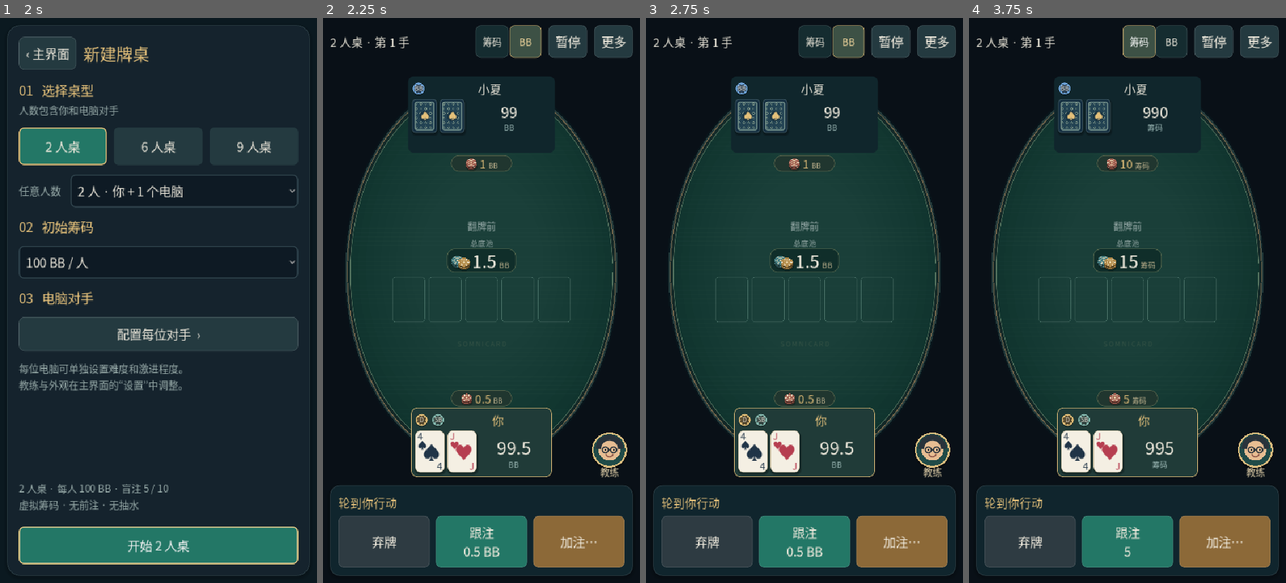
Above: before the commit, frames 1-4 (left to right).
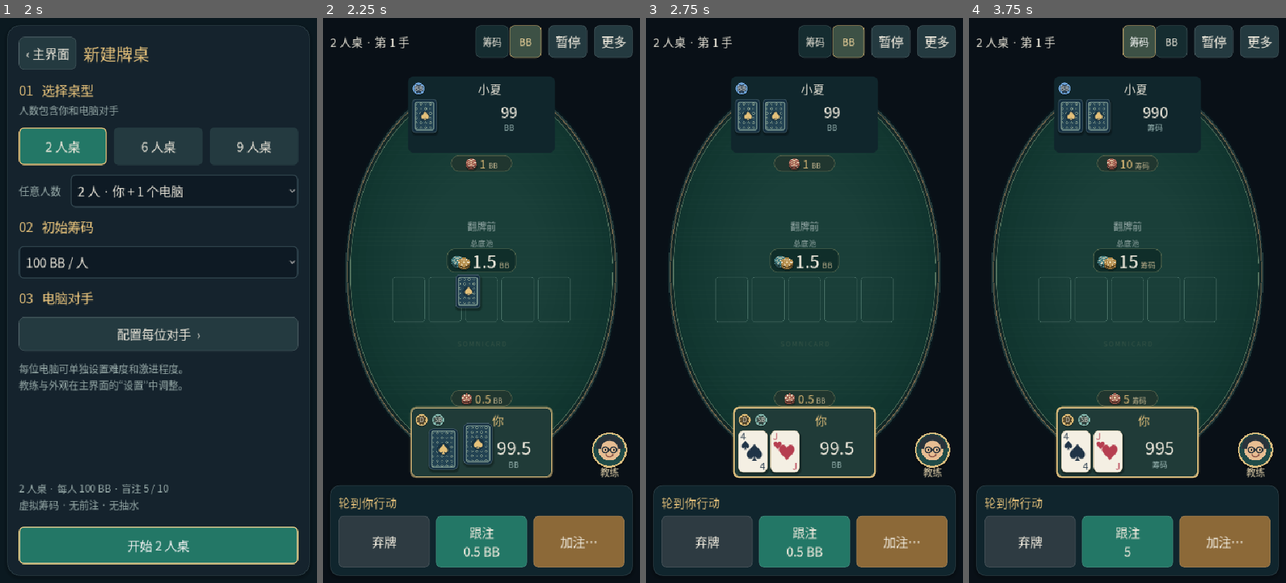
Above: after the commit, the same moments.

Repository: mcxddd/Somnicard
Game: Godot game, scene res://scenes/main.tscn
The game is run twice, just before and just after one commit, with the same random seed, the same clock (stepped at 60 frames per second) and the same inputs.
Inputs:
- Up to frame 1 (2 s): click "开始新局 →" at 0.5 s; click "开始新局 →" at 1.25 s
- Up to frame 2 (2.25 s): click "开始 2 人桌" at 2 s
- Up to frame 3 (2.75 s): no input
- Up to frame 4 (3.75 s): click "筹码" at 2.75 s; click "筹码" at 3.5 s

Frame 1 is identical in both runs. In frame 2, 2.8% of the frame differs, in the area x 27-73%, y 14-82%; in frame 3, 0.5%; in frame 4, 0.5%.

Commit message:
Animate dealing, chips to the pot and pot to winners on the main table
A dedicated effects layer draws flying card backs and chip stacks plus a
breathing outline on the acting seat. It runs only on the live table, follows
the motion preference, and is off in battery-saver mode.

Co-Authored-By: Claude Opus 5.5 <noreply@anthropic.com>

Diff:
--- a/scripts/main.gd
+++ b/scripts/main.gd
@@ -114,7 +114,8 @@
 	training.closed.connect(_close_training)
 	training.replay_requested.connect(_training_replay_requested)
 	review.units_changed.connect(_review_units_changed)
-	review.table_view.set_preferences(prefs.felt_theme, prefs.four_color, prefs.motion)
+	review.table_view.set_preferences(prefs.felt_theme, prefs.four_color, prefs.motion and prefs.performance_mode == 0)
+	training.table_view.set_preferences(prefs.felt_theme, prefs.four_color, prefs.motion and prefs.performance_mode == 0)
 	review.analysis_view.set_teaching(prefs.live_teaching, prefs.review_teaching)
 	review.teaching_changed.connect(_teaching_changed)
 	settings = Settings.new()
@@ -765,8 +766,9 @@
 	screen.speed_picker.select(prefs.speed_index)
 	screen.fast_fold.button_pressed = prefs.fast_fold_enabled
 	screen.sidebar.hide()
-	screen.table_view.set_preferences(prefs.felt_theme, prefs.four_color, prefs.motion)
-	review.table_view.set_preferences(prefs.felt_theme, prefs.four_color, prefs.motion)
+	screen.table_view.set_preferences(prefs.felt_theme, prefs.four_color, prefs.motion and prefs.performance_mode == 0)
+	review.table_view.set_preferences(prefs.felt_theme, prefs.four_color, prefs.motion and prefs.performance_mode == 0)
+	training.table_view.set_preferences(prefs.felt_theme, prefs.four_color, prefs.motion and prefs.performance_mode == 0)
 	review.set_units(prefs.use_bb)
 	_save_preferences()
 	settings.hide()
@@ -944,7 +946,7 @@
 	training.difficulty = difficulty
 	training.opponent_profiles = opponent_profiles.duplicate(true)
 	training.speed = SPEEDS[prefs.speed_index]
-	training.table_view.set_preferences(prefs.felt_theme, prefs.four_color, prefs.motion)
+	training.table_view.set_preferences(prefs.felt_theme, prefs.four_color, prefs.motion and prefs.performance_mode == 0)
 	training.return_text = "‹ " + _return_text()
 	training._select_hub_page(0)
 	training.open_hub()
@@ -959,7 +961,7 @@
 	training.difficulty = difficulty
 	training.opponent_profiles = opponent_profiles.duplicate(true)
 	training.speed = SPEEDS[prefs.speed_index]
-	training.table_view.set_preferences(prefs.felt_theme, prefs.four_color, prefs.motion)
+	training.table_view.set_preferences(prefs.felt_theme, prefs.four_color, prefs.motion and prefs.performance_mode == 0)
 	training.open_case(record, point)
 	modals.sync_focus()
 	_refresh()
--- a/scripts/ui/settings.gd
+++ b/scripts/ui/settings.gd
@@ -87,7 +87,7 @@
 	_add_option(1, "felt", "牌桌配色", "牌面和筹码保持清晰的对比。", ["经典墨绿", "午夜蓝"])
 	_add_option(1, "bb", "筹码显示单位", "1 BB = 10 筹码；输入与复盘同步切换。", ["筹码金额", "大盲 BB"])
 	_add_toggle(1, "four_color", "四色花色", "黑桃黑、红桃红、方块蓝、梅花绿。")
-	_add_toggle(1, "motion", "牌局动效", "发牌与输赢提示动画；关闭后立即显示结果。")
+	_add_toggle(1, "motion", "牌局动效", "发牌、筹码与输赢提示动画；关闭后立即显示结果。省电模式下自动关闭。")
 	_add_option(1, "sound", "牌桌提示音", "发牌、筹码、轮到你和结算使用短提示音；不播放背景音乐。", ["静音", "轻声", "标准"])
 	_add_toggle(1, "haptics", "轮到我时轻震", "仅支持震动的手机生效；后台和暂停时不提示。")
 	_add_option(1, "performance", "画面帧率", "省电模式限制为 30 帧；标准模式最多 60 帧。不会改变规则或电脑难度。", ["标准 · 60 帧", "省电 · 30 帧"])
--- /dev/null
+++ b/scripts/ui/table_motion.gd
@@ -0,0 +1,102 @@
+extends Control
+const UI = preload("res://scripts/ui/style.gd")
+const Card = preload("res://scripts/ui/card_view.gd")
+var flights: Array = []
+var pending: Dictionary = {}
+var actor: Control
+var paused: bool = false
+var breath: float = 0.0
+var outline: StyleBoxFlat
+
+func _ready() -> void:
+	mouse_filter = Control.MOUSE_FILTER_IGNORE
+	outline = UI.surface(Color.TRANSPARENT, 10, 0, UI.GOLD)
+	outline.set_border_width_all(3)
+	set_process(false)
+
+func deal(origin: Control, target: Control, delay: float) -> void:
+	var card = Card.new()
+	card.card_id = -1
+	card.motion = false
+	card.hide()
+	add_child(card)
+	pending[target] = true
+	target.modulate.a = 0.0
+	flights.append({"kind": "deal", "from": origin, "to": target, "duration": 0.18, "age": -delay, "card": card})
+	set_process(true)
+
+func chips(kind: String, origin: Variant, target: Control, duration: float, delay: float = 0.0) -> void:
+	flights.append({"kind": kind, "from": origin, "to": target, "duration": duration, "age": -delay})
+	set_process(true)
+	queue_redraw()
+
+func set_actor(panel: Control, stopped: bool) -> void:
+	if actor != panel: breath = 0.0
+	actor = panel
+	paused = stopped
+	set_process(not flights.is_empty() or (actor != null and not paused))
+	queue_redraw()
+
+func clear() -> void:
+	for target in pending:
+		if is_instance_valid(target): target.modulate.a = 1.0
+	pending.clear()
+	for flight in flights:
+		if flight.has("card"):
+			flight.card.hide()
+			flight.card.queue_free()
+	flights.clear()
+	actor = null
+	set_process(false)
+	queue_redraw()
+
+func _point(value: Variant) -> Vector2:
+	if value is Vector2: return value
+	return value.get_global_rect().get_center() - global_position
+
+func _at(flight: Dictionary) -> Vector2:
+	var progress = clampf(flight.age / flight.duration, 0.0, 1.0)
+	return _point(flight.from).lerp(_point(flight.to), progress)
+
+func _process(delta: float) -> void:
+	if not paused: breath = fmod(breath + delta, 1.2)
+	for index in range(flights.size() - 1, -1, -1):
+		var flight = flights[index]
+		flight.age += delta
+		if flight.age >= flight.duration:
+			if flight.kind == "deal":
+				flight.to.modulate.a = 1.0
+				pending.erase(flight.to)
+				flight.card.hide()
+				flight.card.queue_free()
+			flights.remove_at(index)
+		elif flight.kind == "deal" and flight.age >= 0.0:
+			flight.card.size = flight.to.size
+			flight.card.position = _at(flight) - flight.card.size / 2
+			flight.card.show()
+	queue_redraw()
+	set_process(not flights.is_empty() or (actor != null and not paused))
+
+func _draw() -> void:
+	if actor != null:
+		outline.border_color = Color(UI.GOLD, 0.6 if paused else 0.675 - 0.325 * cos(breath * TAU / 1.2))
+		var rect = actor.get_global_rect()
+		rect.position -= global_position
+		draw_style_box(outline, rect.grow(2))
+	for flight in flights:
+		if flight.kind != "deal" and flight.age >= 0.0: _chips(_at(flight), UI.GOLD, 3)
+
+func _oval(middle: Vector2, radii: Vector2) -> PackedVector2Array:
+	var points = PackedVector2Array()
+	for i in range(48): points.append(middle + Vector2.from_angle(TAU * i / 48.0) * radii)
+	return points
+
+func _chips(at: Vector2, color: Color, count: int) -> void:
+	for layer in range(count):
+		var middle = at + Vector2(layer * 2, -layer * 4)
+		draw_colored_polygon(_oval(middle + Vector2(0, 3), Vector2(14, 8)), color.darkened(0.65))
+		draw_colored_polygon(_oval(middle, Vector2(14, 8)), color.darkened(0.25))
+		draw_polyline(_oval(middle, Vector2(10, 5)), color.lightened(0.1), 1.0, true)
+		for i in range(6):
+			var direction = Vector2.from_angle(i * TAU / 6)
+			draw_line(middle + direction * Vector2(11, 6), middle + direction * Vector2(14, 8), UI.TEXT, 2, true)
--- a/scripts/ui/table_screen.gd
+++ b/scripts/ui/table_screen.gd
@@ -117,9 +117,10 @@
 	main.size_flags_horizontal = Control.SIZE_EXPAND_FILL
 	content.add_child(main)
 	table_view = TableView.new()
+	table_view.effects = true
 	table_view.size_flags_vertical = Control.SIZE_EXPAND_FILL
 	main.add_child(table_view)
-	table_view.set_preferences(host.prefs.felt_theme, host.prefs.four_color, host.prefs.motion)
+	table_view.set_preferences(host.prefs.felt_theme, host.prefs.four_color, host.prefs.motion and host.prefs.performance_mode == 0)
 	dock = UI.panel(Color("10252d"), 16, 14)
 	main.add_child(dock)
 	controls = VBoxContainer.new()
--- a/scripts/ui/table_view.gd
+++ b/scripts/ui/table_view.gd
@@ -3,6 +3,7 @@
 ## Responsive felt and clockwise seat layout, with the human fixed at the bottom.
 const UI = preload("res://scripts/ui/style.gd")
 const Eval = preload("res://scripts/poker/evaluator.gd")
+const Motion = preload("res://scripts/ui/table_motion.gd")
 const Card = preload("res://scripts/ui/card_view.gd")
 const Badge = preload("res://scripts/ui/seat_badge.gd")
 const Money = preload("res://scripts/ui/money_display.gd")
@@ -28,7 +29,15 @@
 var view: Dictionary = {}
 var felt_theme: int = 0
 var four_color: bool = false
-var motion: bool = true
+var effects: bool = false:
+	set(value):
+		effects = value
+		if not effects: _stop_motion()
+var motion: bool = true:
+	set(value):
+		motion = value
+		if not motion: _stop_motion()
+var motion_layer
 var display_bb: bool = true
 var display_paused: bool = false
 var portrait: bool = false
@@ -54,9 +63,24 @@
 	result_label.autowrap_mode = TextServer.AUTOWRAP_WORD_SMART
 	result_label.custom_minimum_size.y = 24
 	center.add_child(result_label)
+	motion_layer = Motion.new()
+	add_child(motion_layer)
+	motion_layer.set_anchors_and_offsets_preset(Control.PRESET_FULL_RECT)
+	visibility_changed.connect(func():
+		if not is_visible_in_tree(): _stop_motion())
 	resized.connect(_layout)
 
 func update_table(new_view: Dictionary, use_bb: bool, paused: bool = false) -> void:
+	var previous = view
+	var new_hand = previous.is_empty() or previous.hand != new_view.hand
+	if new_hand or seat_nodes.size() != new_view.seats.size() or not effects or not motion: _stop_motion()
+	var collecting = []
+	var animate = effects and motion and is_visible_in_tree()
+	var new_phase = not previous.is_empty() and not new_hand and previous.phase != new_view.phase
+	if animate and new_phase:
+		for seat in previous.seats:
+			if seat.street_bet > 0 and seat.id < seat_nodes.size():
+				collecting.append(seat_nodes[seat.id].bet.get_global_rect().get_center() - motion_layer.global_position)
 	view = new_view
 	display_bb = use_bb
 	display_paused = paused
@@ -93,6 +117,7 @@
 		node.bet.visible = seat.street_bet > 0 and view.phase != "complete"
 		for card_index in range(2):
 			var card = node.cards[card_index]
+			card.modulate.a = 0.0 if motion_layer.pending.has(card) else 1.0
 			card.motion = motion
 			card.set_card(seat.hole[card_index] if not seat.hole.is_empty() else -1 if seat.in_hand else -2, four_color)
 		node.stack.set_amount(seat.stack, view.big_blind, use_bb)
@@ -146,6 +171,26 @@
 		result_label.modulate.a = 1.0
 		for entry in seat_nodes: entry.status.modulate.a = 1.0
 	_layout()
+	if animate:
+		if new_hand and not view.seats[0].hole.is_empty():
+			var order = []
+			for offset in range(1, view.seats.size() + 1):
+				var id = (view.button + offset) % view.seats.size()
+				if view.seats[id].in_hand: order.append(id)
+			for round_index in range(2):
+				for index in range(order.size()):
+					motion_layer.deal(seat_nodes[view.button].panel, seat_nodes[order[index]].cards[round_index], (round_index * order.size() + index) * 0.05)
+		for origin in collecting: motion_layer.chips("collect", origin, pot_label, 0.28)
+		if new_phase and view.phase == "complete":
+			for id in view.result.payouts:
+				if view.result.payouts[id] > 0:
+					motion_layer.chips("payout", pot_label, seat_nodes[id].panel, 0.4, 0.28 if not collecting.is_empty() else 0.0)
+		motion_layer.set_actor(seat_nodes[view.actor].panel if view.phase != "complete" and view.actor >= 0 else null, paused)
+
+func _stop_motion() -> void:
+	if motion_layer != null: motion_layer.clear()
+	for seat in seat_nodes:
+		for card in seat.cards: card.modulate.a = 1.0
 
 func _make_seat() -> Dictionary:
 	var panel = UI.panel(Color("10282c"), 10, 6)
@@ -153,6 +198,7 @@
 	var id = seat_nodes.size()
 	var bet = BetMarker.new()
 	add_child(bet)
+	move_child(motion_layer, -1)
 	panel.gui_input.connect(func(event):
 		if event is InputEventMouseButton and event.button_index == MOUSE_BUTTON_LEFT and event.pressed:
 			seat_selected.emit(id))
@@ -198,6 +244,7 @@
 		if child is Control: _pass_input(child)
 
 func set_portrait(value: bool) -> void:
+	_stop_motion()
 	portrait = value
 	custom_minimum_size = Vector2(0, 580) if portrait else Vector2(850, 490)
 	if not view.is_empty(): update_table(view, display_bb, display_paused)
@@ -381,16 +428,6 @@
 	for i in range(128): points.append(middle + Vector2.from_angle(TAU * i / 128.0) * radii)
 	return points
 
-func _chips(at: Vector2, color: Color, count: int) -> void:
-	for layer in range(count):
-		var middle = at + Vector2(layer * 2, -layer * 4)
-		draw_colored_polygon(_oval(middle + Vector2(0, 3), Vector2(14, 8)), color.darkened(0.65))
-		draw_colored_polygon(_oval(middle, Vector2(14, 8)), color.darkened(0.25))
-		draw_polyline(_oval(middle, Vector2(10, 5)), color.lightened(0.1), 1.0, true)
-		for i in range(6):
-			var direction = Vector2.from_angle(i * TAU / 6)
-			draw_line(middle + direction * Vector2(11, 6), middle + direction * Vector2(14, 8), UI.TEXT, 2, true)
-
 func _card(card: int) -> Control:
 	var node = Card.new()
 	node.custom_minimum_size = Vector2(62, 86)
--- /dev/null
+++ b/tests/table_motion_test.gd
@@ -0,0 +1,134 @@
+extends SceneTree
+var checks = 0
+var failures = 0
+var table
+func _initialize() -> void: call_deferred("run")
+func verify(ok: bool, message: String) -> void:
+	checks += 1
+	if not ok: failures += 1; printerr("FAIL: " + message)
+func settle() -> void:
+	for i in range(12): await process_frame
+	if table != null: table.motion_layer._process(2.0)
+	await process_frame
+func count_flights(kind: String) -> int:
+	return table.motion_layer.flights.filter(func(f): return f.kind == kind).size()
+func cards_visible() -> bool:
+	return table.seat_nodes.all(func(s): return s.cards.all(func(c): return c.modulate.a == 1.0))
+func passive(ui) -> void:
+	var legal = ui.game.legal_actions(ui.game.actor)
+	ui.game.act(ui.game.actor, "check" if legal.check else "call")
+	ui._refresh()
+func finish(ui) -> void:
+	while ui.game.phase != "complete": passive(ui)
+func run() -> void:
+	var ui = load("res://scenes/main.tscn").instantiate()
+	root.add_child(ui)
+	ui.smoke_mode = true
+	root.size = Vector2i(390, 844)
+	await settle()
+	var settings = ui._settings_values()
+	settings.motion = true
+	settings.performance = 0
+	settings.coach_auto = false
+	settings.live_teaching = false
+	ui._apply_settings(settings)
+	table = ui.screen.table_view
+	ui._start_table(6)
+	var layer = table.motion_layer
+	var active = ui.game.seats.filter(func(s): return s.in_hand).size()
+	verify(table.effects and count_flights("deal") == 2 * active, "new six-seat hand queues two cards per active seat")
+	verify(layer.pending.size() == 2 * active and not cards_visible(), "destinations wait invisibly for arrival")
+	verify(layer.mouse_filter == Control.MOUSE_FILTER_IGNORE and table.get_child(-1) == layer, "nonblocking motion layer stays above new seats")
+	for index in range(layer.flights.size()):
+		var id = (ui.game.button + 1 + index % active) % active
+		verify(layer.flights[index].to == table.seat_nodes[id].cards[index / active] and is_equal_approx(-layer.flights[index].age, index * 0.05), "deal is clockwise in two staggered rounds")
+	verify(layer.actor == table.seat_nodes[ui.game.actor].panel, "current actor has halo")
+	var before = ui.game.record_state()
+	layer._process(0.2)
+	var arrived = table.seat_nodes[1].cards[0]
+	var waiting = table.seat_nodes[0].cards[1]
+	for i in range(5): table.update_table(ui.game.view_for(0), true)
+	verify(arrived.modulate.a == 1.0 and waiting.modulate.a == 0.0, "repeated updates preserve arrived and waiting cards")
+	verify(ui.game.record_state() == before, "visual updates do not mutate poker state")
+	table.update_table(ui.game.view_for(0), true, true)
+	layer._process(0.01)
+	verify(layer.paused and layer.actor != null, "paused actor retains fixed halo")
+	table.update_table(ui.game.view_for(0), true)
+	await settle()
+	verify(cards_visible() and layer.pending.is_empty() and layer.flights.is_empty(), "deal settles with every card visible and no flights")
+	while ui.game.phase == "preflop":
+		var previous = table.view
+		var origins = []
+		for seat in previous.seats:
+			if seat.street_bet > 0: origins.append(table.seat_nodes[seat.id].bet.get_global_rect().get_center() - layer.global_position)
+		passive(ui)
+		if ui.game.phase != "preflop":
+			verify(not origins.is_empty() and count_flights("collect") == origins.size(), "street transition collects every previous positive wager")
+			verify(layer.flights.all(func(f): return f.from in origins and f.duration == 0.28), "collection starts at previous wager locations")
+	await settle()
+	while ui.game.phase != "river": passive(ui)
+	await settle()
+	ui.game.act(ui.game.actor, "raise", 20)
+	ui._refresh()
+	while ui.game.phase != "complete": passive(ui)
+	var winners = ui.game.result.payouts.values().filter(func(p): return p > 0).size()
+	verify(count_flights("payout") == winners, "complete queues one payout per positive winner")
+	verify(count_flights("collect") > 0 and layer.flights.filter(func(f): return f.kind == "payout").all(func(f): return is_equal_approx(f.age, -0.28)), "payout waits for collection without blocking result")
+	verify(layer.actor == null, "complete has no actor halo")
+	verify(not table.result_label.text.is_empty() and ui.screen.next_button.visible, "result and next-hand control are immediately available")
+	var flight_count = layer.flights.size()
+	ui._refresh()
+	verify(layer.flights.size() == flight_count, "same complete snapshot does not repeat payouts")
+	layer._process(0.29)
+	verify(count_flights("collect") == 0 and count_flights("payout") == winners, "payout begins after collection ends")
+	await settle()
+	verify(layer.flights.is_empty() and not layer.is_processing(), "idle completed layer stops processing")
+	ui._next_hand()
+	verify(count_flights("deal") == 12, "next hand starts a fresh deal")
+	finish(ui)
+	ui._next_hand()
+	for i in range(8): ui._refresh()
+	await settle()
+	verify(cards_visible() and layer.pending.is_empty() and layer.flights.is_empty(), "rapid hands and refreshes leave no invisible cards")
+	ui._start_table(6)
+	verify(count_flights("deal") == 12, "replacement fixture starts with active flights")
+	ui._start_table(2)
+	await settle()
+	verify(cards_visible() and layer.pending.is_empty() and layer.flights.is_empty(), "seat replacement clears flights before old nodes are freed")
+	ui._start_table(6)
+	finish(ui)
+	ui._next_hand()
+	table.hide()
+	verify(layer.flights.is_empty() and cards_visible() and layer.actor == null, "hiding cancels flights and restores all cards")
+	table.show()
+	finish(ui)
+	ui._next_hand()
+	table.set_portrait(true)
+	verify(layer.flights.is_empty() and cards_visible(), "portrait rearrangement cancels flights")
+	finish(ui)
+	ui._next_hand()
+	table.effects = false
+	verify(layer.flights.is_empty() and cards_visible() and layer.actor == null, "effects switch immediately cancels all visuals")
+	table.effects = true
+	for option in ["motion", "performance"]:
+		finish(ui)
+		ui._next_hand()
+		settings.motion = option != "motion"
+		settings.performance = 1 if option == "performance" else 0
+		ui._apply_settings(settings)
+		verify(layer.flights.is_empty() and cards_visible() and layer.actor == null, option + " switch cancels an ongoing deal")
+		finish(ui)
+		ui._next_hand()
+		verify(layer.flights.is_empty() and cards_visible() and not table.motion, option + " disables new-hand flights")
+		verify(not ui.review.table_view.motion and not ui.training.table_view.motion, option + " disables existing review and training card animations")
+	settings.motion = true
+	settings.performance = 0
+	ui._apply_settings(settings)
+	for other in [ui.review.table_view, ui.training.table_view]:
+		other.show()
+		other.update_table(ui.game.view_for(0), true)
+		verify(not other.effects and other.motion_layer.flights.is_empty() and other.motion_layer.actor == null, "review and training never enable live-table effects")
+	ui.queue_free()
+	await process_frame
+	print("TABLE_MOTION_TESTS: %d checks, %d failures" % [checks, failures])
+	quit(1 if failures else 0)
--- a/tools/capture.gd
+++ b/tools/capture.gd
@@ -12,12 +12,17 @@
 	instance.smoke_mode = true
 	var target = "preflop"
 	var players = 2
+	var motion_frame = -1.0
 	var capture_lobby = "--home" in OS.get_cmdline_user_args()
 	for arg in OS.get_cmdline_user_args():
 		if arg.begins_with("--capture-state="):
 			target = arg.trim_prefix("--capture-state=")
 		if arg.begins_with("--players="): players = int(arg.trim_prefix("--players="))
 		if arg == "--lobby": capture_lobby = true
+		if arg.begins_with("--motion-frame="): motion_frame = float(arg.trim_prefix("--motion-frame="))
+	if motion_frame >= 0.0:
+		await _capture_motion(instance, players, target, motion_frame)
+		return
 	instance._select_count(players)
 	if not capture_lobby: instance._start_table(players)
 	elif "--home" not in OS.get_cmdline_user_args(): instance._open_lobby()
@@ -209,3 +214,28 @@
 	if instance.portrait: file_name += "-portrait"
 	var error := root.get_texture().get_image().save_png("res://.local/" + file_name + "-preview.png")
 	quit(error)
+
+func _capture_motion(instance, players: int, target: String, seconds: float) -> void:
+	instance.screen.table_view.set_preferences(instance.prefs.felt_theme, instance.prefs.four_color, true)
+	for frame in range(24): await process_frame
+	instance._start_table(players)
+	if target != "preflop":
+		await create_timer(1.2).timeout
+		while instance.game.phase != target and instance.game.phase != "complete":
+			var legal = instance.game.legal_actions(instance.game.actor)
+			if target == "complete" and instance.game.phase == "river" and instance.game.current_bet == 0:
+				instance.game.act(instance.game.actor, "raise", legal.min_raise_to)
+			else: instance.game.act(instance.game.actor, "check" if legal.check else "call")
+			instance._refresh()
+	await create_timer(seconds).timeout
+	await RenderingServer.frame_post_draw
+	var layer = instance.screen.table_view.motion_layer
+	var visible_flights = layer.flights.filter(func(f): return f.age >= 0.0 and f.age < f.duration)
+	if visible_flights.is_empty():
+		printerr("No visible motion at capture time")
+		quit(1)
+		return
+	DirAccess.make_dir_recursive_absolute("res://.local/motion-shots")
+	var error = root.get_texture().get_image().save_png("res://.local/motion-shots/%d-%s.png" % [players, target])
+	print("MOTION_CAPTURE: %s, %d visible flights" % [target, visible_flights.size()])
+	quit(error)
Not shown, added: scripts/ui/table_motion.gd.uid
Not shown, added: tests/table_motion_test.gd.uid
